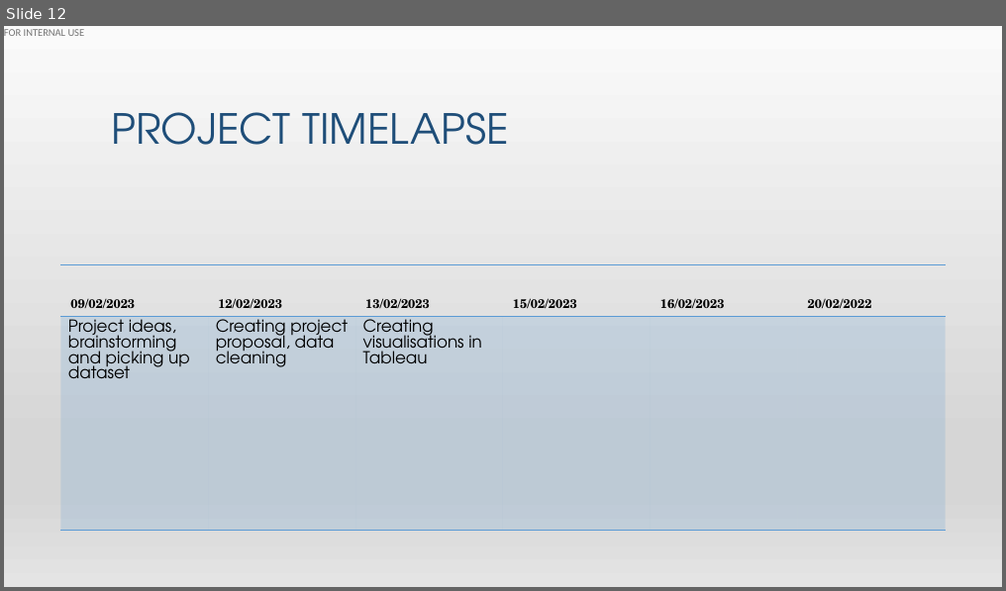
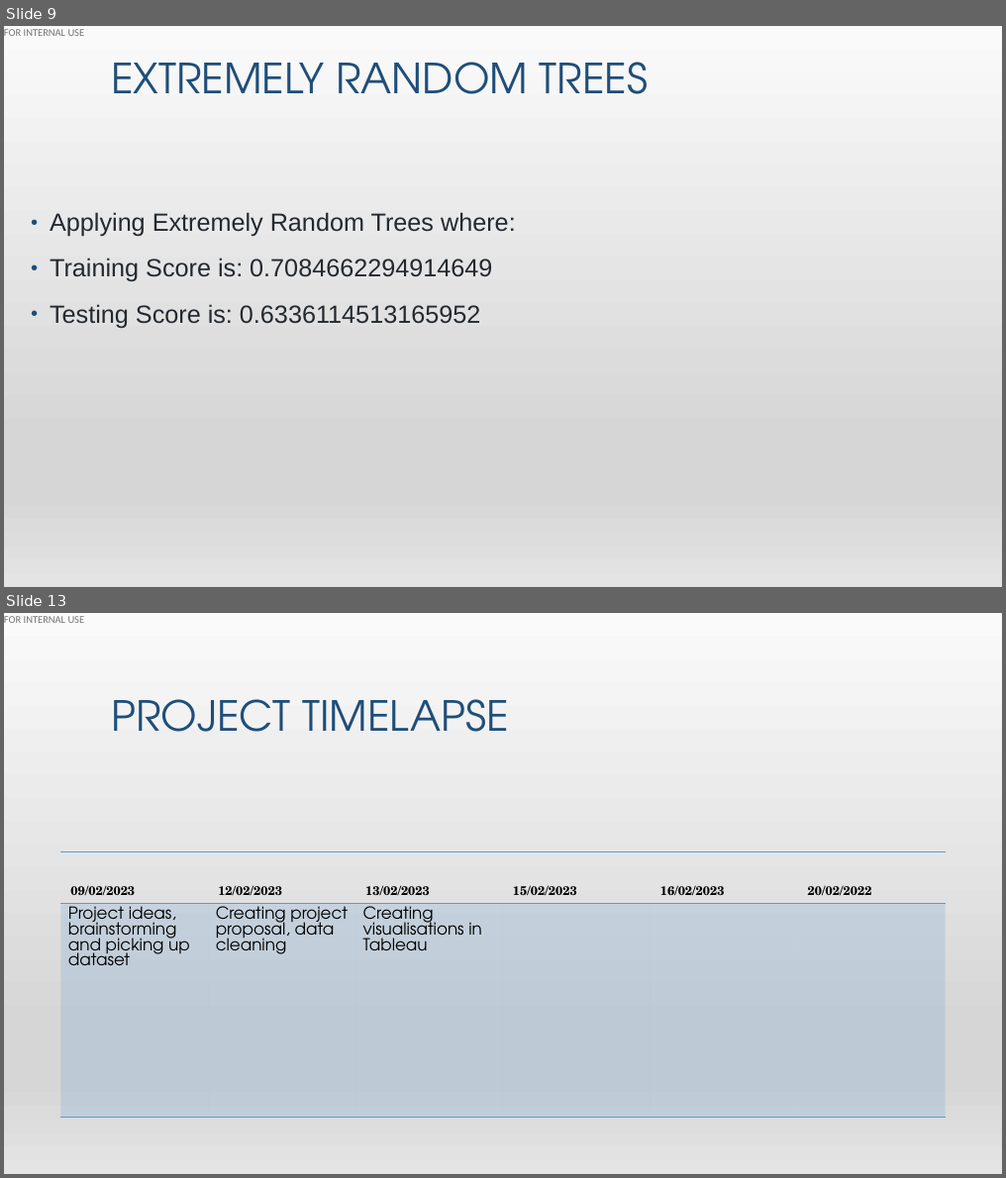
Before and after one commit to hibaa-a/MachineLearning_GlassdoorReviews, a slide deck: glassdoor_presentation.pptx. Shown one above the other, each under a label of ours: slide 12 before the commit, slides 9 and 13 after it; the slides between them are not shown. The pictures are 1006x591 and 1006x1178 pixels, drawn with LibreOffice and Linux fonts; fonts in the diff are those of the drawing. Boxes give left, top, right and bottom in pixels: in the first picture for what was removed or moved away, otherwise in the second. Text is boxed around its words. In the diff, an @@ line names an element or a change of style, - is before the commit and + after.

```diff
--- a/glassdoor_presentation.pptx
+++ b/glassdoor_presentation.pptx
@@ slide 9 added at bbox=[4, 26, 1002, 587], background gradient #F2F2F2 to #E7E6E6 to #FFFFFF to #D0CECE; not listed: 2 template elements that a slide beside it also shows @@
@@ title added at bbox=[111, 62, 648, 94], 40 pt, text #1F4E79 @@
+EXTREMELY RANDOM TREES
@@ text added at bbox=[50, 212, 516, 328], 24 pt, text #24292F @@
+• Applying Extremely Random Trees where:
+• Training Score is: 0.7084662294914649
+• Testing Score is: 0.6336114513165952
@@ what was slide 12 is now slide 13 @@
```
Also in this commit, not shown: 6 other slides added, 6 slides removed.
